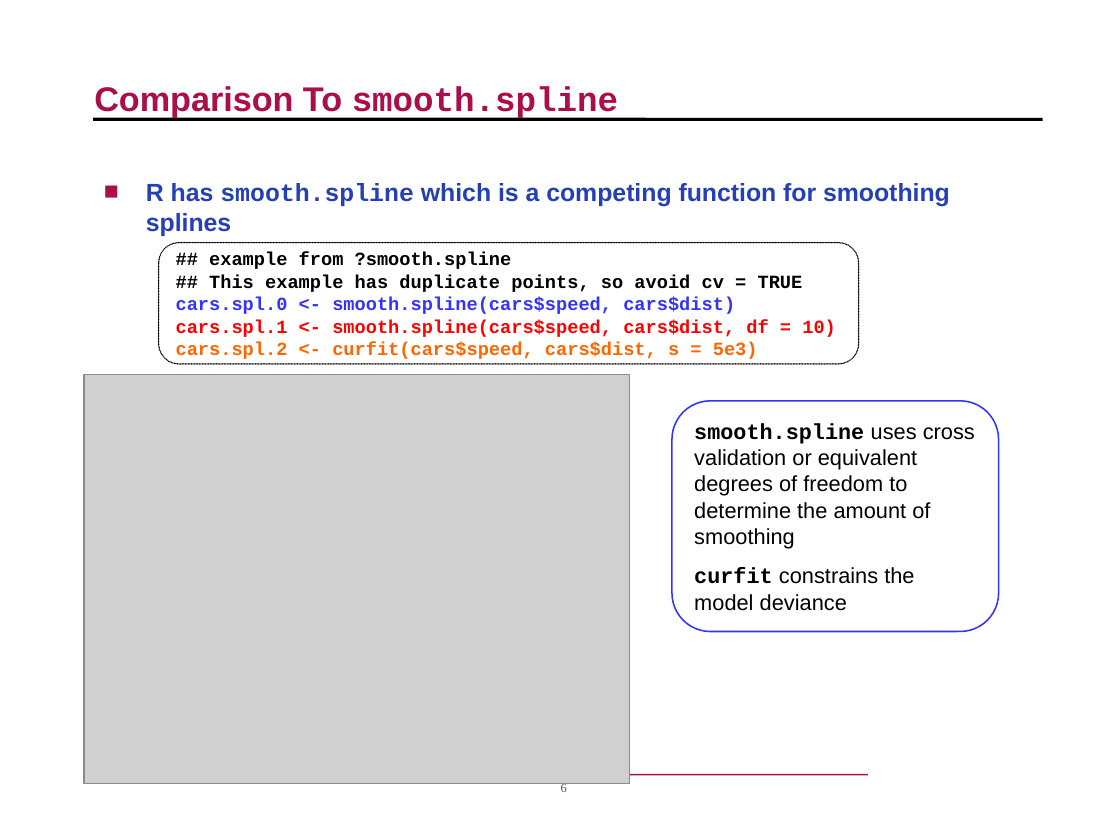
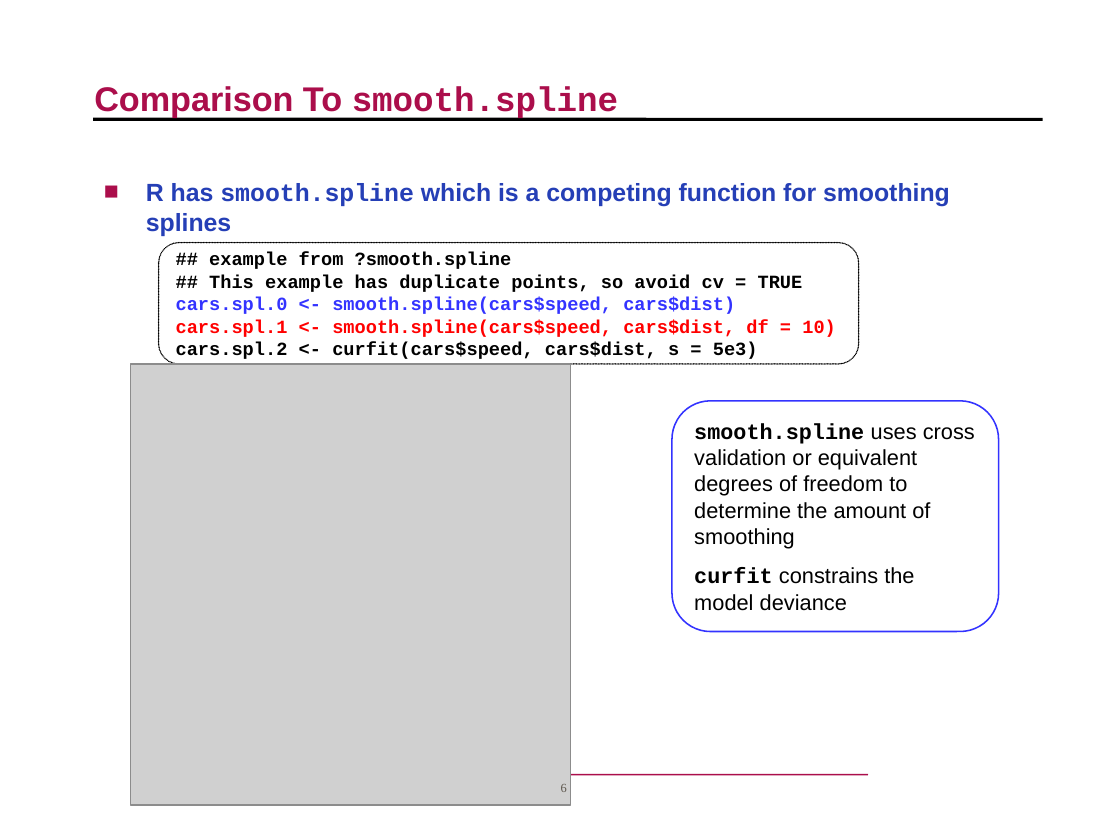
Before and after one commit to r-forge/dierckxspline, a slide deck: slide 6 of pkg/inst/jsm2007/DierckxSpline_JSM2007.ppt. Drawn at 1120x840 pixels with LibreOffice and Linux fonts; fonts in the diff are those of the drawing; grey boxes stand for pictures; background and template pictures are left out. Boxes give left, top, right and bottom in pixels: in the first picture for what was removed or moved away, otherwise in the second. Text is boxed around its words. In the diff, an @@ line names an element or a change of style, - is before the commit and + after.

```diff
--- a/pkg/inst/jsm2007/DierckxSpline_JSM2007.ppt
+++ b/pkg/inst/jsm2007/DierckxSpline_JSM2007.ppt
@@ text in rounded rectangle at <box>176,342,758,359</box>: text colour #FF6600 to #000000 in "cars.spl.2 <- curfit(cars$speed, cars$dist, s = 5e3)" @@
@@ picture: place and size @@
-picture at <box>84,375,629,784</box>
+picture at <box>131,364,571,805</box>
```
Also in this commit, not shown: 2 other slides changed, 3 other files.
